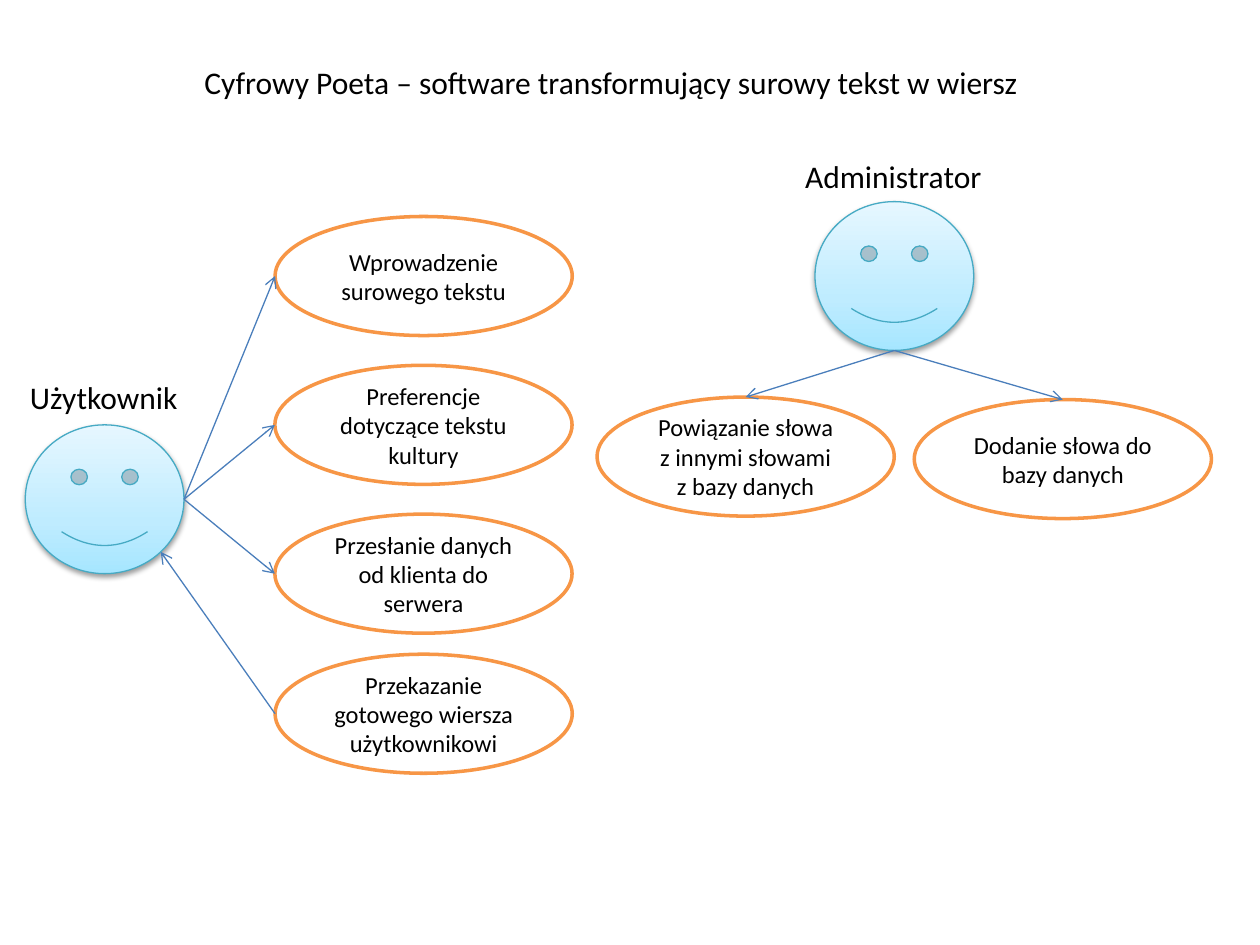
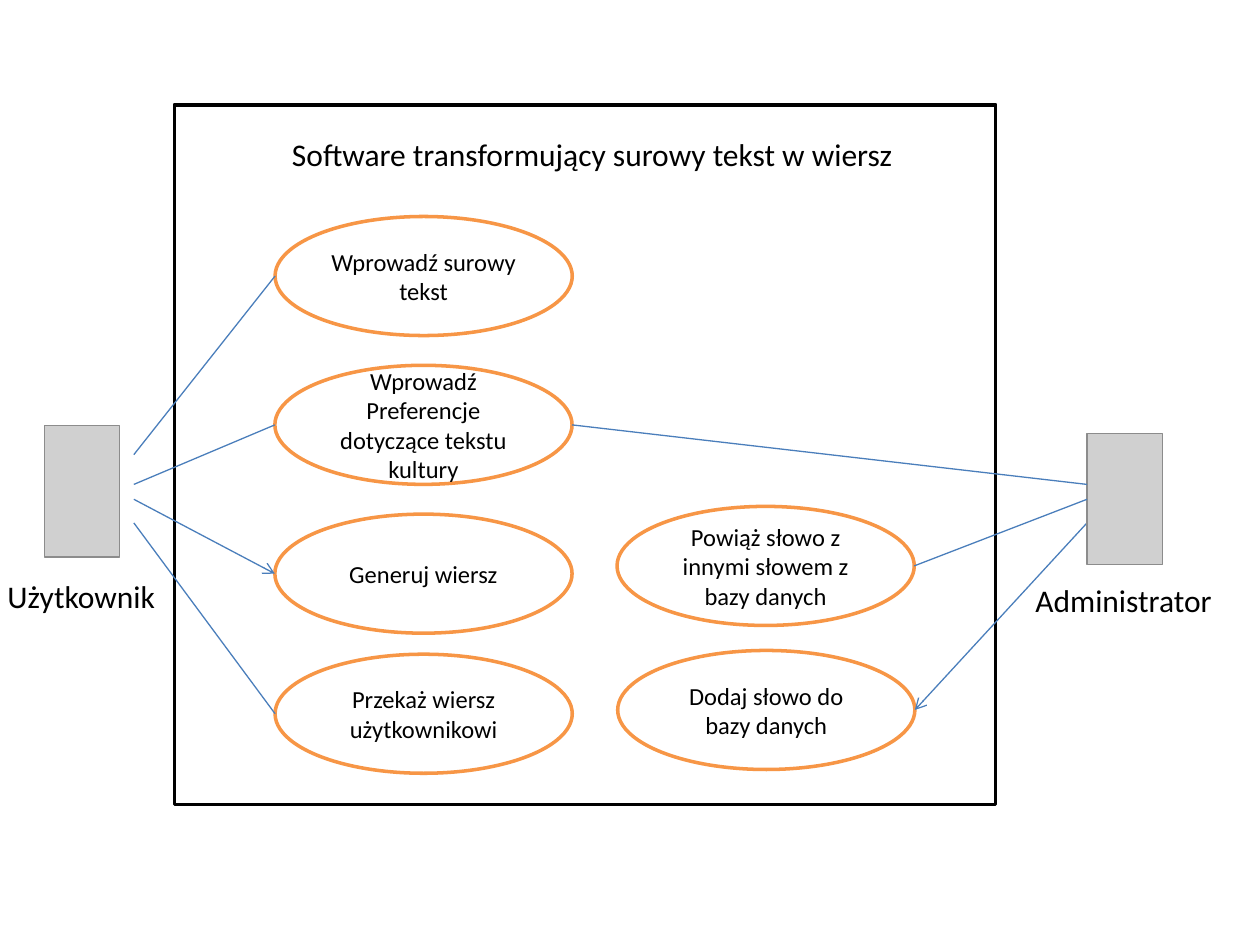
Before and after one commit to Ziemnianin/CyfrowyPoeta2000JA, a slide deck: slide 1 of programowanie obiektowe UML.pptx. Drawn at 1260x945 pixels with LibreOffice and Linux fonts; fonts in the diff are those of the drawing; grey boxes stand for pictures. Boxes give left, top, right and bottom in pixels: in the first picture for what was removed or moved away, otherwise in the second. Text is boxed around its words. In the diff, an @@ line names an element or a change of style, - is before the commit and + after.

```diff
--- a/programowanie obiektowe UML.pptx
+++ b/programowanie obiektowe UML.pptx
@@ rectangle added at (174, 105, 995, 804), fill #FFFFFF, outline #000000 2 pt @@
@@ text at (292, 144, 892, 172): text changed @@
-Cyfrowy Poeta – software transformujący surowy tekst w wiersz
+Software transformujący surowy tekst w wiersz
@@ smiley face removed at (815, 202, 974, 350) @@
@@ text in ellipse at (331, 254, 516, 300): text changed @@
-Wprowadzenie surowego tekstu
+Wprowadź surowy tekst
@@ arrow moved from (184, 499) - (275, 276) to (275, 276) - (134, 455) @@
@@ arrow (275, 276) - (134, 455): arrow to line @@
@@ text in ellipse at (340, 370, 507, 484): text changed @@
-Preferencje dotyczące tekstu kultury
+Wprowadź Preferencje dotyczące tekstu kultury
@@ smiley face removed at (25, 425, 184, 573) @@
@@ picture added at (44, 426, 120, 557) @@
@@ arrow moved from (184, 499) - (275, 425) to (275, 425) - (134, 484) @@
@@ arrow (275, 425) - (134, 484): arrow to line @@
@@ arrow moved from (895, 350) - (746, 397) to (572, 425) - (1087, 484) @@
@@ arrow (572, 425) - (1087, 484): arrow to line @@
@@ picture added at (1087, 433, 1163, 564) @@
@@ arrow moved from (184, 499) - (275, 573) to (134, 499) - (275, 573) @@
@@ ellipse "Powiąż słowo z innymi słowem ...": place and size @@
-ellipse "Powiąż słowo z innymi słowem ..." at (597, 397, 895, 515)
+ellipse "Powiąż słowo z innymi słowem ..." at (617, 507, 915, 625)
@@ line added from (1087, 499) to (915, 566), #4B7EBC 0.75 pt @@
@@ arrow moved from (275, 713) - (161, 552) to (134, 523) - (275, 713) @@
@@ arrow (134, 523) - (275, 713): arrow to line @@
@@ text in ellipse at (683, 529, 849, 609): text changed @@
-Powiązanie słowa z innymi słowami z bazy danych
+Powiąż słowo z innymi słowem z bazy danych
@@ arrow moved from (895, 350) - (1063, 399) to (1087, 523) - (915, 709) @@
@@ text in ellipse at (349, 566, 498, 588): text changed @@
-Przesłanie danych od klienta do serwera
+Generuj wiersz
@@ text "Użytkownik": place and size @@
-text "Użytkownik" at (30, 387, 178, 414)
+text "Użytkownik" at (7, 586, 155, 613)
@@ text "Administrator": place and size @@
-text "Administrator" at (805, 166, 981, 189)
+text "Administrator" at (1035, 590, 1211, 613)
@@ ellipse "Dodaj słowo do bazy danych": place and size @@
-ellipse "Dodaj słowo do bazy danych" at (915, 399, 1212, 518)
+ellipse "Dodaj słowo do bazy danych" at (617, 650, 915, 769)
@@ text in ellipse at (689, 688, 843, 738): text changed @@
-Dodanie słowa do bazy danych
+Dodaj słowo do bazy danych
@@ text in ellipse at (350, 691, 497, 742): text changed @@
-Przekazanie gotowego wiersza użytkownikowi
+Przekaż wiersz użytkownikowi
```
Also in this commit, not shown: 1 other file.
